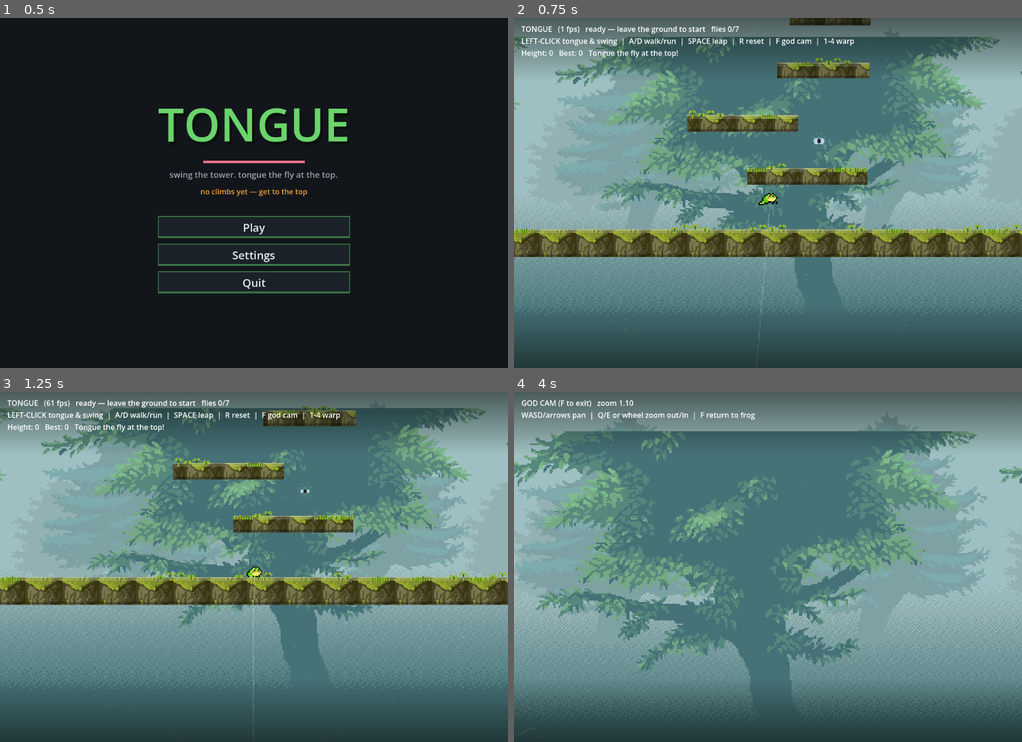
Above: before the commit, frames 1-4 (two rows, left to right).
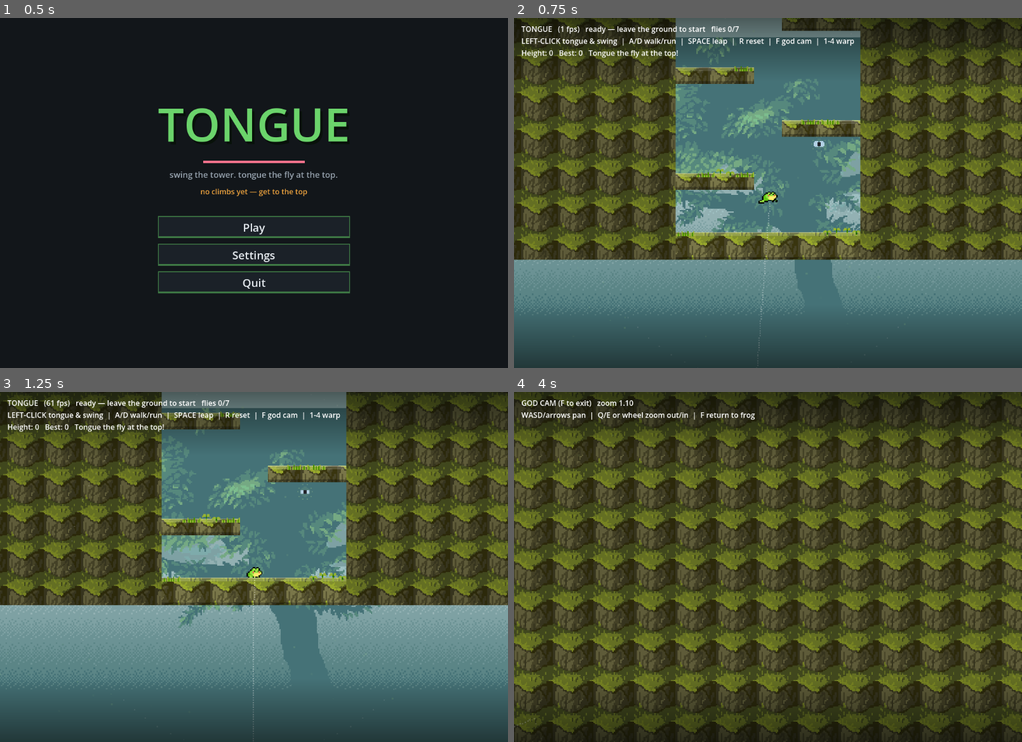
Above: after the commit, the same moments.

Repository: asg86260/Tongue
Game: Godot game, scene res://Title.tscn
Two runs of this game, one before a commit and one after it. Both use one fixed random seed, a clock stepped at 60 frames per second and the inputs below.
Inputs (mouse positions are in pixels of both pictures, inside the frame that each line leads up to):
- Up to frame 1 (0.5 s): no input
- Up to frame 2 (0.75 s): click "Play" at 0.5 s
- Up to frame 3 (1.25 s): no input
- Up to frame 4 (4 s): tap Enter at 1.25 s; move the mouse to (879, 549) at 1.27 s; hold D (move_right) 1.28-2.03 s; hold Space (jump) 1.28-2.03 s; click (879, 549) at 1.42 s; move the mouse to (666, 584) at 2.02 s; hold S (move_down) 2.03-2.78 s; click (666, 584) at 2.1 s; tap Space (jump) at 2.27, 2.3, 2.57, 3.05, 3.77, 3.8 s; move the mouse to (818, 490) at 2.77 s; hold D (move_right) 2.78-3.53 s; hold F (godcam) 2.78-3.53 s; move the mouse to (742, 637) at 3.52 s; hold W (move_up) from 3.53 s (still down); tap E (zoom_in) at 3.6 s; click (742, 637) at 3.67 s

Frame 1 is identical in both runs. In frame 2, 50% of the frame differs, in the area x 0-100%, y 0-100%; in frame 3, 43%; in frame 4, 100%.

Commit message:
Overhaul Phase 2 (Woods slice): connected rock-ravine terrain
Woods is now a narrow rock ravine: solid seamless-rock canyon walls (_make_wall,
z-3, collision) with shelves attached to the walls, climbed via small jumps across
the central shaft. Reads as a real place, not floating bars. Adds 'walls' to
LevelData. Other biomes still floating (next, pending direction approval).

Co-Authored-By: Claude Opus 4.8 <noreply@anthropic.com>

Diff:
--- a/Game.gd
+++ b/Game.gd
@@ -174,6 +174,31 @@
 				_tile(sb, startx + cxi * tw, -hy - TW * 0.3, p.x, p.y, sx, rng.randf() < 0.5)
 	add_child(sb)
 
+# A solid wall/terrain mass behind the ledges (z -3): seamless rock fill + collision,
+# no surface dressing. Used to frame the climb as a real canyon (ledges attach to it).
+func _make_wall(pos: Vector2, size: Vector2) -> void:
+	var sb := StaticBody2D.new()
+	sb.position = pos
+	sb.collision_layer = 1
+	sb.z_index = -3
+	var cs := CollisionShape2D.new()
+	var shape := RectangleShape2D.new()
+	shape.size = size
+	cs.shape = shape
+	sb.add_child(cs)
+	var hx := size.x * 0.5
+	var hy := size.y * 0.5
+	var bi := Biome.index((level_spawn.y - pos.y) / 100.0)
+	var body := Polygon2D.new()
+	body.polygon = PackedVector2Array([Vector2(-hx, -hy), Vector2(hx, -hy), Vector2(hx, hy), Vector2(-hx, hy)])
+	body.texture = ROCK[bi]
+	body.texture_repeat = CanvasItem.TEXTURE_REPEAT_ENABLED
+	body.texture_scale = Vector2(0.4, 0.4)
+	body.texture_filter = CanvasItem.TEXTURE_FILTER_NEAREST
+	body.color = Color(0.78, 0.78, 0.78)   # slightly recessed so ledges read in front
+	sb.add_child(body)
+	add_child(sb)
+
 func _make_anchor(pos: Vector2, r: float) -> void:
 	# a small circular grapple-only knob: real collision (so the tongue sticks),
 	# too small to land on, drawn as an amber pixel ring in _draw()
@@ -191,6 +216,9 @@
 func _build_level() -> void:
 	var lv := LevelData.tower()
 	level_spawn = lv["spawn"]
+	# solid wall/terrain masses that frame the climb (canyon) — built first, behind ledges
+	for w in lv.get("walls", []):
+		_make_wall(Vector2(w[0], w[1]), Vector2(w[2], w[3]))
 	var g = lv["ground"]
 	_make_static(Vector2(g[0], g[1]), Vector2(g[2], g[3]))
 	for p in lv["platforms"]:
--- a/LevelData.gd
+++ b/LevelData.gd
@@ -22,8 +22,14 @@
 static func tower() -> Dictionary:
 	return {
 		"spawn": Vector2(0, -40),
-		"ground": [0, 80, 1100, 60],          # the Woods floor (full width)
+		"ground": [0, 80, 400, 60],           # the Woods ravine floor (narrow)
 		"goal": Vector2(40, -5120),
+		# solid canyon walls [x,y,w,h] (centre) that the ledges attach to. Woods is a
+		# narrow rock ravine: walls inner edges at x=±200, climb up wall-attached shelves.
+		"walls": [
+			[-1400, -630, 2400, 1480],         # Woods left wall  (inner edge x=-200)
+			[ 1400, -630, 2400, 1480],         # Woods right wall (inner edge x=+200)
+		],
 		"perches": [
 			[ 100, -1340, 700, 44],            # 1: Ruins floor  (~13m checkpoint)
 			[   0, -2740, 700, 44],            # 2: Cliffs floor (~27m checkpoint)
@@ -31,18 +37,19 @@
 			[  40, -5020, 220, 36],            # 4: Summit landing (~50m)
 		],
 		"platforms": [
-			# --- WOODS 0–13m: jump-only, organic (rises ≤130, offsets ≤160) ---
-			[  85,  -65, 260, 36],
-			[ -55, -180, 240, 36],
-			[ 120, -295, 200, 34],
-			[ 135, -410, 175, 34],   # same-side step-up
-			[ -45, -525, 250, 36],   # swing back across, wide
-			[-185, -640, 180, 32],   # reach left
-			[ -50, -755, 215, 32],
-			[ 110, -870, 185, 30],
-			[  20, -985, 200, 30],
-			[ -90, -1110, 200, 32],
-			[  60, -1230, 200, 32],  # last woods ledge — jump up onto the Ruins floor
+			# --- WOODS 0–13m: jump-only RAVINE. Shelves attach to the L/R walls (inner
+			#     edges x=±200) and alternate; small jumps across the ~60px central gap. ---
+			[ -115,  -60, 170, 36],  # L wall shelf (spans -200..-30)
+			[  115, -175, 170, 36],  # R wall shelf (30..200)
+			[ -115, -290, 170, 36],  # L
+			[  115, -405, 170, 36],  # R
+			[ -115, -520, 170, 36],  # L
+			[  115, -635, 170, 36],  # R
+			[ -115, -750, 170, 36],  # L
+			[  115, -865, 170, 36],  # R
+			[ -115, -980, 170, 36],  # L
+			[  115, -1095, 170, 36], # R
+			[ -115, -1210, 170, 36], # L — jump up onto the Ruins floor
 			# --- RUINS 13–27m: narrow ledges + knob swings over the floor ---
 			[ 380, -1500, 150, 28],
 			[-120, -1660, 150, 28],
